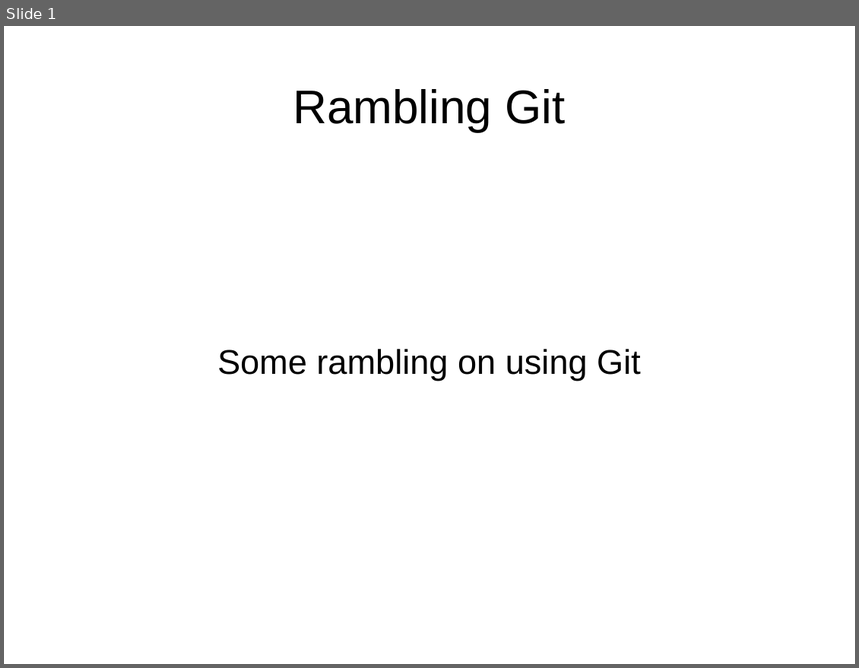
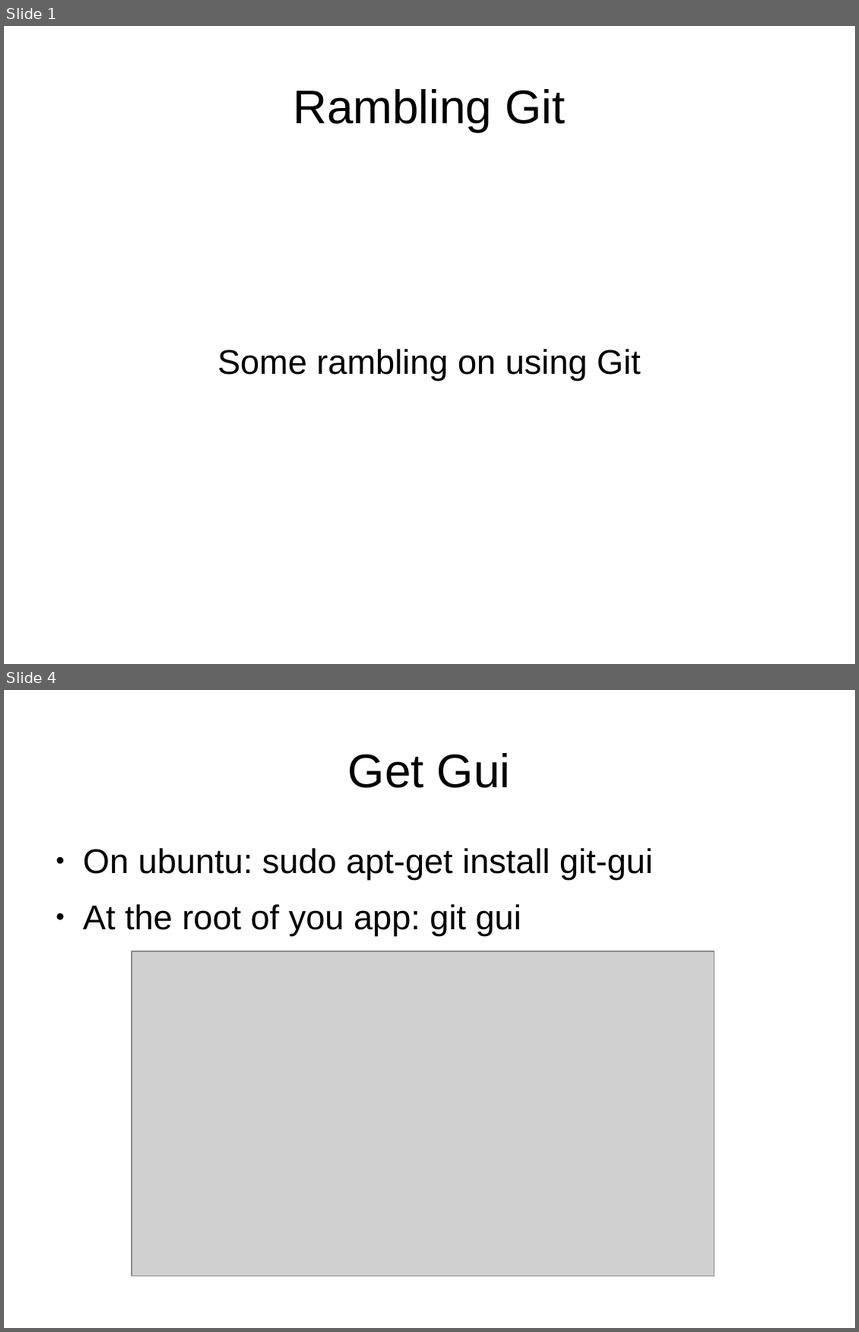
Before and after one commit to warkrug/rambling_git, a slide deck: presentation/ramblings.odp. Shown one above the other, each under a label of ours: slide 1 before the commit, slides 1 and 4 after it; the slides between them are not shown. The pictures are 859x668 and 859x1332 pixels, drawn with LibreOffice and Linux fonts; fonts in the diff are those of the drawing; grey boxes stand for pictures. Boxes give left, top, right and bottom in pixels: in the first picture for what was removed or moved away, otherwise in the second. Text is boxed around its words. In the diff, an @@ line names an element or a change of style, - is before the commit and + after.

```diff
--- a/presentation/ramblings.odp
+++ b/presentation/ramblings.odp
@@ slide 4 added at (4, 690, 855, 1328), background #FFFFFF @@
@@ title added at (348, 753, 511, 788), 44 pt, text #000000 @@
+Get Gui
@@ text added at (83, 848, 653, 936), 32 pt, text #000000 @@
+● On ubuntu: sudo apt-get install git-gui
+● At the root of you app: git gui
@@ picture added at (132, 952, 715, 1277) @@
```
Also in this commit, not shown: 11 other slides added, 6 other files.
